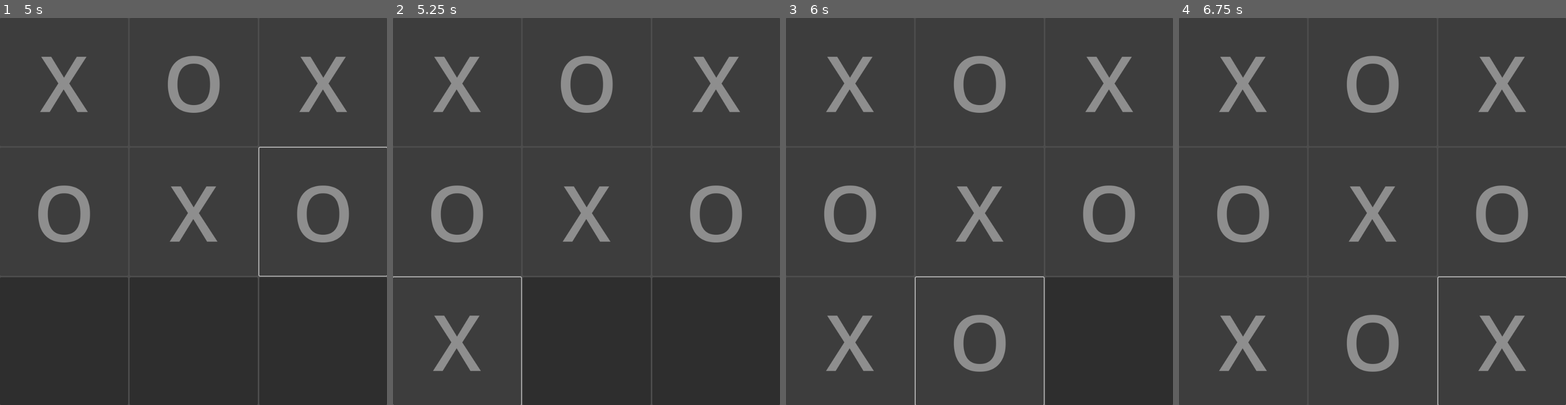
Above: before the commit, frames 1-4 (left to right).
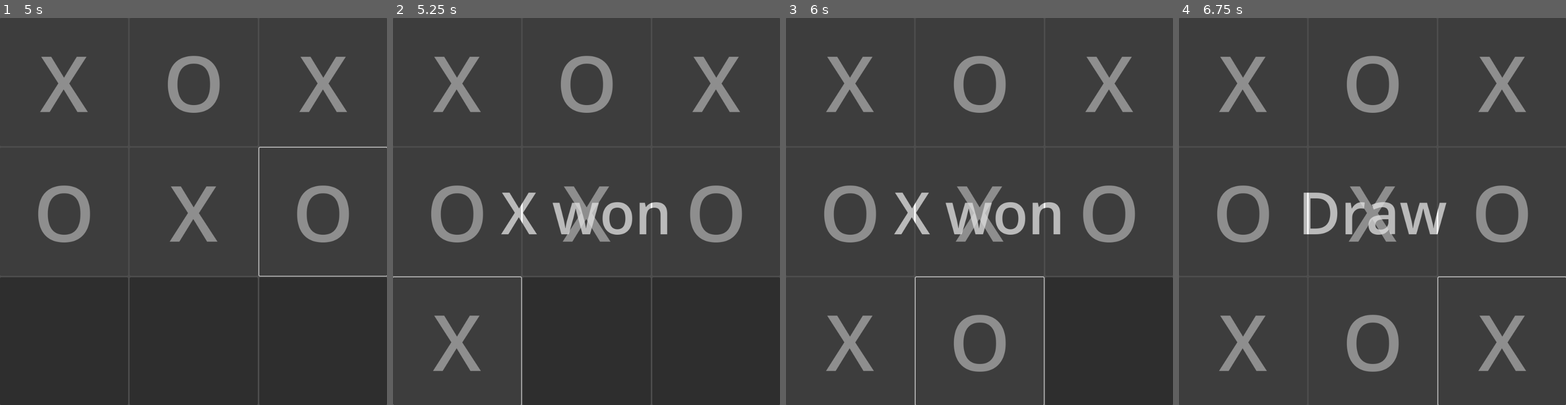
Above: after the commit, the same moments.

Repository: Vorgenstad/tic-tac-toe
Game: Godot game, scene res://scenes/game.tscn
The game is run twice, just before and just after one commit, with the same random seed, the same clock (stepped at 60 frames per second) and the same inputs.
Inputs (mouse positions are in pixels of both pictures, inside the frame that each line leads up to):
- Up to frame 1 (5 s): click (65, 83) at 0.5 s; click (193, 83) at 1.25 s; click (325, 83) at 2 s; click (65, 211) at 2.75 s; click (193, 211) at 3.5 s; click (325, 211) at 4.25 s
- Up to frame 2 (5.25 s): click (458, 343) at 5 s
- Up to frame 3 (6 s): click (979, 343) at 5.75 s
- Up to frame 4 (6.75 s): click (1504, 343) at 6.5 s

Frame 1 is identical in both runs. In frame 2, 1.6% of the frame differs, in the area x 27-71%, y 45-56%; in frame 3, 1.6%; in frame 4, 1.5%.

Commit message:
Added UI scene with game over text

Diff:
--- a/scenes/game.gd
+++ b/scenes/game.gd
@@ -4,6 +4,7 @@
 var _plays := 0
 
 @onready var _board: Board = %Board
+@onready var _ui: UI = %UI
 
 func _on_board_cell_pressed(x: int, y: int) -> void:
 	_board.mark_cell(x, y, _current_value)
@@ -49,10 +50,13 @@
 	return points == 3 || points == -3
 
 func _game_over(points: int) -> void:
+	var winner := _get_winner(points)
+
+	_ui.visible = true
+	_ui.display_game_over(winner)
+
+func _get_winner(points: int) -> Constants.Winner:
 	match points:
-		3:
-			print("X won")
-		-3:
-			print("O won")
-		_:
-			print("draw")
+		3: return Constants.Winner.X
+		-3: return Constants.Winner.O
+		_: return Constants.Winner.NONE
--- a/scenes/game.tscn
+++ b/scenes/game.tscn
@@ -1,10 +1,15 @@
-[gd_scene load_steps=3 format=3 uid="uid://obpy71unsy5c"]
+[gd_scene load_steps=4 format=3 uid="uid://obpy71unsy5c"]
 
 [ext_resource type="PackedScene" uid="uid://hvp6prorlex" path="res://scenes/board.tscn" id="1_ggurm"]
 [ext_resource type="Script" path="res://scenes/game.gd" id="1_j3p2g"]
+[ext_resource type="PackedScene" uid="uid://bbj7g3m2xv5no" path="res://scenes/ui.tscn" id="3_avdt8"]
 
 [node name="Game" type="Node2D"]
 script = ExtResource("1_j3p2g")
+
+[node name="UI" parent="." instance=ExtResource("3_avdt8")]
+unique_name_in_owner = true
+visible = false
 
 [node name="Board" parent="." instance=ExtResource("1_ggurm")]
 unique_name_in_owner = true
--- /dev/null
+++ b/scenes/ui.gd
@@ -0,0 +1,13 @@
+class_name UI
+extends CanvasLayer
+
+@onready var _info_label = $InfoLabel
+
+func display_game_over(winner: Constants.Winner) -> void:
+    match winner:
+        Constants.Winner.X:
+            _info_label.text = "X won"
+        Constants.Winner.O:
+            _info_label.text = "O won"
+        Constants.Winner.NONE:
+            _info_label.text = "Draw"
--- /dev/null
+++ b/scenes/ui.tscn
@@ -0,0 +1,21 @@
+[gd_scene load_steps=2 format=3 uid="uid://bbj7g3m2xv5no"]
+
+[ext_resource type="Script" path="res://scenes/ui.gd" id="1_6ah4x"]
+
+[node name="UI" type="CanvasLayer"]
+script = ExtResource("1_6ah4x")
+
+[node name="InfoLabel" type="Label" parent="."]
+anchors_preset = 8
+anchor_left = 0.5
+anchor_top = 0.5
+anchor_right = 0.5
+anchor_bottom = 0.5
+offset_left = -500.0
+offset_top = -11.5
+offset_right = 500.0
+offset_bottom = 11.5
+grow_horizontal = 2
+grow_vertical = 2
+theme_override_font_sizes/font_size = 150
+horizontal_alignment = 1
